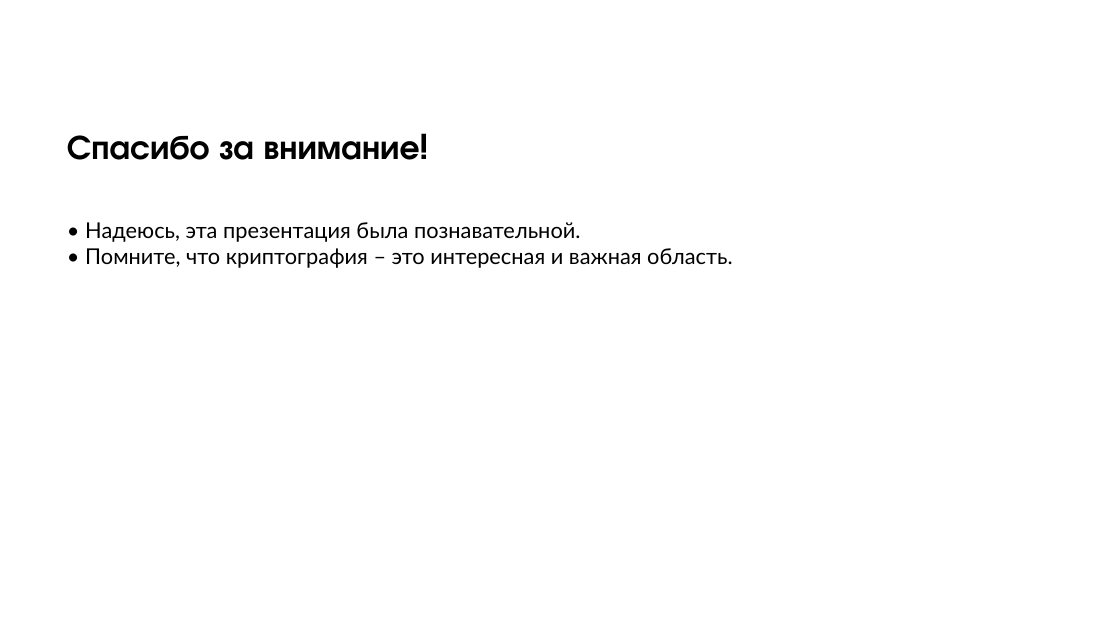
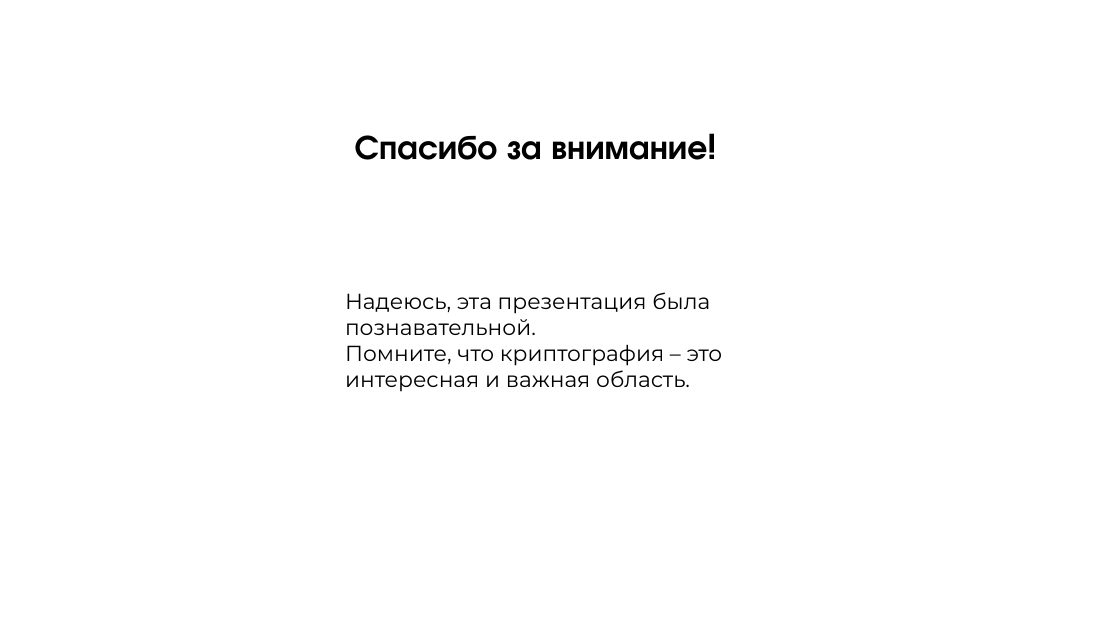
Before and after one commit to TiKhon-it/PlayFair, a slide deck: slide 13 of Реализация шифратора Плейфера на Python.pptx (slide 14 before the commit). Drawn at 1120x630 pixels with LibreOffice and Linux fonts; fonts in the diff are those of the drawing; background and template pictures are left out. Boxes give left, top, right and bottom in pixels: in the first picture for what was removed or moved away, otherwise in the second. Text is boxed around its words. In the diff, an @@ line names an element or a change of style, - is before the commit and + after.

```diff
--- a/Реализация шифратора Плейфера на Python.pptx
+++ b/Реализация шифратора Плейфера на Python.pptx
@@ rectangle added at [311, 113, 759, 185], fill #FFFFFF, outline #FFFFFF 1 pt @@
@@ text "Спасибо за внимание!": place and size @@
-text "Спасибо за внимание!" at [67, 135, 420, 160]
+text "Спасибо за внимание!" at [355, 135, 707, 160]
@@ text "Спасибо за внимание!" at [355, 135, 707, 160]: alignment left to centre @@
@@ ellipse added at [334, 196, 752, 477], fill #FFFFFF, outline #FFFFFF 1 pt @@
@@ text at [345, 292, 723, 392]: text changed; font Lato to Montserrat @@
-• Надеюсь, эта презентация была познавательной.
-• Помните, что криптография – это интересная и важная область.
+Надеюсь, эта презентация была познавательной.
+Помните, что криптография – это интересная и важная область.
```
Also in this commit, not shown: 11 other slides changed, 2 slides added, 3 slides removed.
